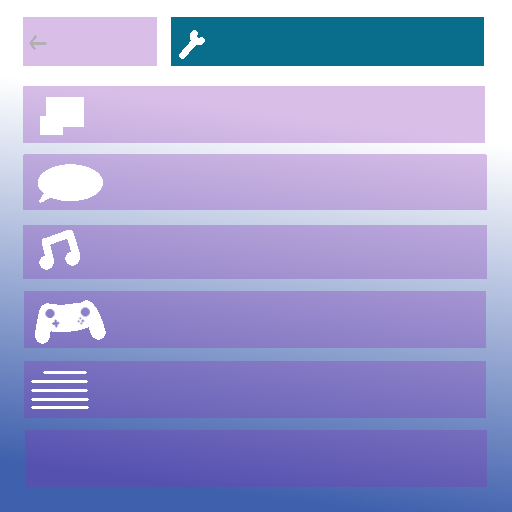
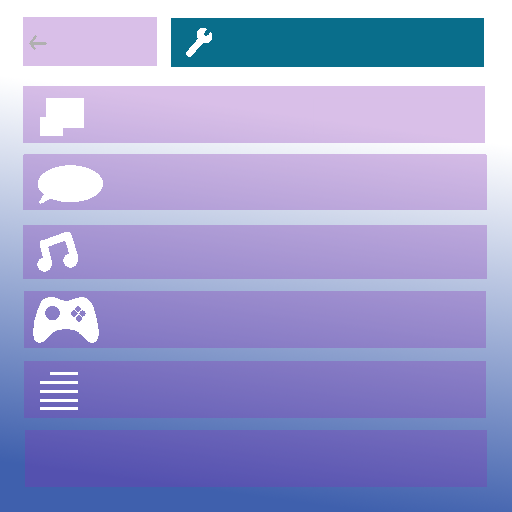
Revision of a layered 512x512 image; what changed, layer by layer:
added layer "Calque Copié #1" above "Calque Copié" over 40, 372, 78, 410
added layer "Calque Copié" above "Français ..." over 37, 232, 78, 272
added layer "picto_jouer_Jeux_video.png" above "Calque #1" over 33, 297, 99, 343
painted on "Calque #1" over 31, 17, 484, 409
